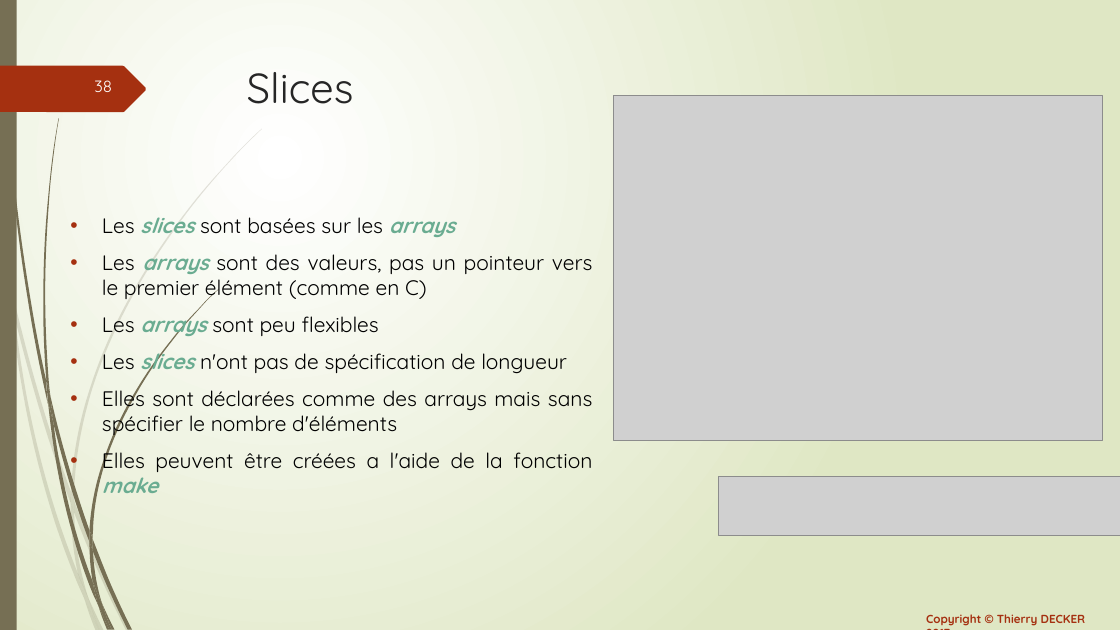
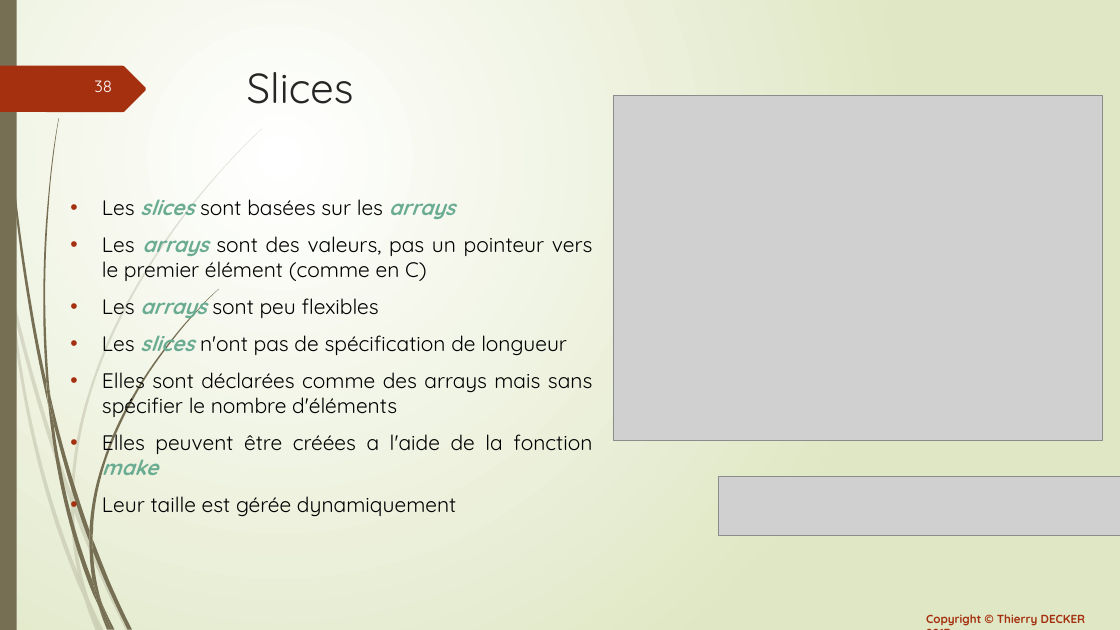
Before and after one commit to thierrydecker/learning-go, a slide deck: slide 38 of documentations/learning-go.pptx. Drawn at 1120x630 pixels with LibreOffice and Linux fonts; fonts in the diff are those of the drawing; grey boxes stand for pictures. Boxes give left, top, right and bottom in pixels: in the first picture for what was removed or moved away, otherwise in the second. Text is boxed around its words. In the diff, an @@ line names an element or a change of style, - is before the commit and + after.

Commit message:
Added slices-append

```diff
--- a/documentations/learning-go.pptx
+++ b/documentations/learning-go.pptx
@@ text at box(102, 496, 456, 517): paragraph added @@
+• Leur taille est gérée dynamiquement
```
Also in this commit, not shown: 2 other slides changed, 1 slide added, 2 other files.
